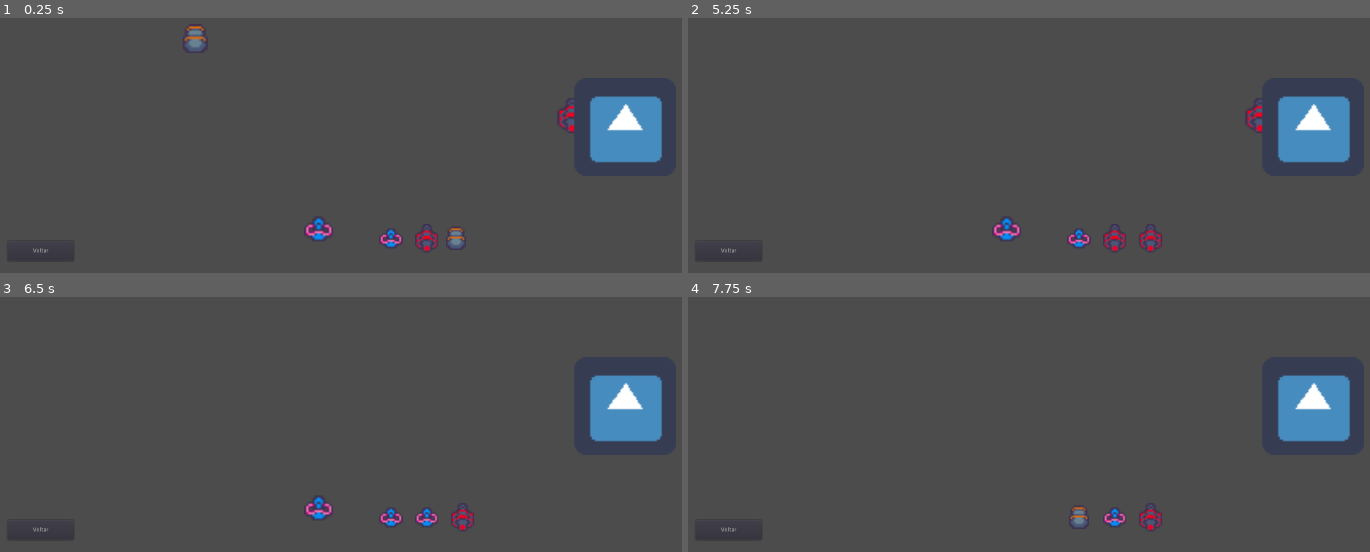
Above: before the commit, frames 1-4 (two rows, left to right).
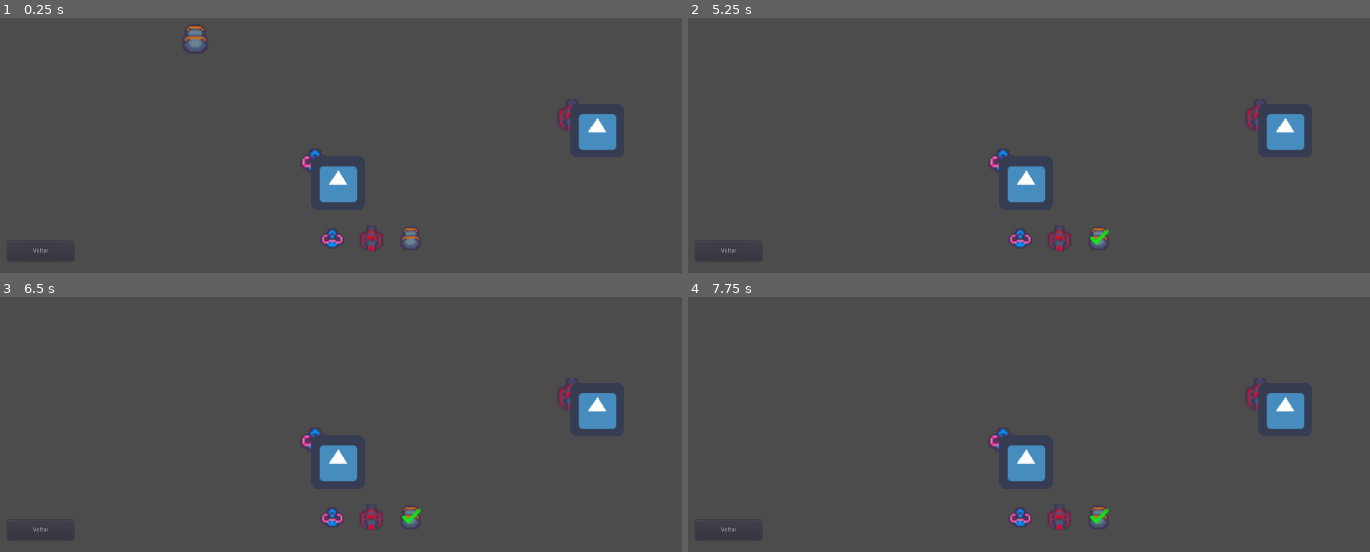
Above: after the commit, the same moments.

Repository: projeto-sertao-mundo/venda
Game: Godot game, scene res://scenes/level-01.tscn
Same seed, same stepped clock (60 frames per second), same inputs: the game is played once before the commit and once after it. This scene is started directly instead of the project's main scene. The engine's default icon, where the game draws it, is replaced by a stand-in: a white triangle on a blue panel in a dark square.
Inputs (mouse positions are in pixels of both pictures, inside the frame that each line leads up to):
- Up to frame 1 (0.25 s): no input
- Up to frame 2 (5.25 s): click "Voltar" at 0.5 s; click "Level 2" at 1.25 s; click "Voltar" at 2 s; click "Level 3" at 2.75 s; click "Voltar" at 3.5 s; click "Level 1" at 4.25 s; tap Enter at 5 s; move the mouse to (885, 38) at 5.02 s; click (885, 38) at 5.17 s
- Up to frame 3 (6.5 s): tap Space at 5.75 s; move the mouse to (572, 393) at 5.77 s; click (572, 393) at 5.92 s
- Up to frame 4 (7.75 s): tap Enter at 6.5 s; move the mouse to (1008, 508) at 6.52 s; click (1008, 508) at 6.67 s; tap Space at 7.25 s; move the mouse to (1035, 424) at 7.27 s; click (1035, 424) at 7.42 s

The runs differ from the first frame. In frame 1, 4.7% of the frame differs, in the area x 44-98%, y 30-92%; in frame 2, 4.8%; in frame 3, 4.7%; in frame 4, 4.6%.

Commit message:
feat: adicionado novos sprites

Diff:
--- a/game/items/level-01/item-cannon-temp.tscn
+++ b/game/items/level-01/item-cannon-temp.tscn
@@ -2,7 +2,7 @@
 
 [ext_resource path="res://sprites/temp/cannon_up.png" type="Texture" id=1]
 [ext_resource path="res://scripts/ItemFindable.gd" type="Script" id=2]
-[ext_resource path="res://sprites/temp/flamethrower_up.png" type="Texture" id=3]
+[ext_resource path="res://sprites/temp/cannon_up_checked.png" type="Texture" id=3]
 
 [sub_resource type="RectangleShape2D" id=1]
 
--- a/game/items/level-01/item-flame-temp.tscn
+++ b/game/items/level-01/item-flame-temp.tscn
@@ -2,7 +2,7 @@
 
 [ext_resource path="res://sprites/temp/flamethrower_up.png" type="Texture" id=1]
 [ext_resource path="res://scripts/ItemFindable.gd" type="Script" id=2]
-[ext_resource path="res://sprites/temp/laser_up.png" type="Texture" id=3]
+[ext_resource path="res://sprites/temp/flamethrower_up_checked.png" type="Texture" id=3]
 
 [sub_resource type="RectangleShape2D" id=1]
 
--- a/game/items/level-01/item-laser-temp.tscn
+++ b/game/items/level-01/item-laser-temp.tscn
@@ -2,7 +2,7 @@
 
 [ext_resource path="res://sprites/temp/laser_up.png" type="Texture" id=1]
 [ext_resource path="res://scripts/ItemFindable.gd" type="Script" id=2]
-[ext_resource path="res://sprites/temp/cannon_up.png" type="Texture" id=3]
+[ext_resource path="res://sprites/temp/laser_up_checked.png" type="Texture" id=3]
 
 [sub_resource type="RectangleShape2D" id=1]
 
--- a/game/scenes/level-01.tscn
+++ b/game/scenes/level-01.tscn
@@ -44,7 +44,7 @@
 collision_layer = 1024
 
 [node name="item-laser-temp" parent="items-manager" instance=ExtResource( 4 )]
-position = Vector2( 786.64, 957.803 )
+position = Vector2( 777.731, 793.878 )
 
 [node name="items-to-find" type="Node2D" parent="items-manager"]
 light_mask = 0
@@ -57,15 +57,31 @@
 "_edit_lock_": true
 }
 
-[node name="TextureRect" type="TextureRect" parent="scene"]
-margin_left = 1400.0
-margin_top = 596.0
-margin_right = 1644.0
-margin_bottom = 830.0
+[node name="Node2D2" type="Node2D" parent="scene"]
+position = Vector2( 832.867, 911.439 )
+
+[node name="TextureRect" type="TextureRect" parent="scene/Node2D2"]
+margin_left = -64.0
+margin_top = -128.0
+margin_right = 64.0
+rect_pivot_offset = Vector2( -817.187, 89.708 )
 texture = ExtResource( 5 )
 expand = true
 __meta__ = {
-"_edit_lock_": true,
+"_edit_use_anchors_": false
+}
+
+[node name="Node2D3" type="Node2D" parent="scene"]
+position = Vector2( 1454.71, 785.723 )
+
+[node name="TextureRect" type="TextureRect" parent="scene/Node2D3"]
+margin_left = -64.0
+margin_top = -128.0
+margin_right = 64.0
+rect_pivot_offset = Vector2( -817.187, 89.708 )
+texture = ExtResource( 5 )
+expand = true
+__meta__ = {
 "_edit_use_anchors_": false
 }
 
--- a/game/scripts/ItemsManager.gd
+++ b/game/scripts/ItemsManager.gd
@@ -30,23 +30,32 @@
 		sprite.texture = item.sprite
 	return sprite
 
-func clear_item_list():
-	var item_list_node = get_node("items-to-find")
-	var item_list_children = item_list_node.get_children()
-	for item in item_list_children: # Limpar lista de items
-		item.queue_free()
-
 func populate_item_list():
 	var item_list_node = get_node("items-to-find")
 	var i = 0
 	while i < items.size(): # Adicionar novos sprites
 		var sprite = create_item_sprite(items[i])
 		var size = sprite.get_rect().size
-		var positionX = i * size.x * sprite_scale + sprite_margin * i
+		var positionX = (i * size.x * sprite_scale) + (i * sprite_margin)
 		sprite.position.x = positionX
 		item_list_node.add_child(sprite)
 		i += 1
 
+func clear_item_list():
+	var item_list_node = get_node("items-to-find")
+	var item_list_children = item_list_node.get_children()
+	for item in item_list_children: # Limpar lista de items
+		item.free()
+
+func fix_position_item_list():
+	var item_list_node = get_node("items-to-find")
+	var item_list_children = item_list_node.get_children()
+	var item_list_count = item_list_children.size()
+	var sprite_size = item_list_children[1].get_rect().size
+	var positionX = (item_list_count * sprite_size.x * sprite_scale) + (item_list_count * sprite_margin)
+	item_list_node.position.x = (1920 - positionX) / 2
+
 func draw_item_list():
 	clear_item_list()
 	populate_item_list()
+	fix_position_item_list()
Binary file changed: game/sprites/temp/cannon_up.png
Binary file added: game/sprites/temp/cannon_up_checked.png
Not shown, added: game/sprites/temp/cannon_up_checked.png.import
Binary file changed: game/sprites/temp/flamethrower_up.png
Binary file added: game/sprites/temp/flamethrower_up_checked.png
Not shown, added: game/sprites/temp/flamethrower_up_checked.png.import
Binary file changed: game/sprites/temp/laser_up.png
Binary file added: game/sprites/temp/laser_up_checked.png
Not shown, added: game/sprites/temp/laser_up_checked.png.import
